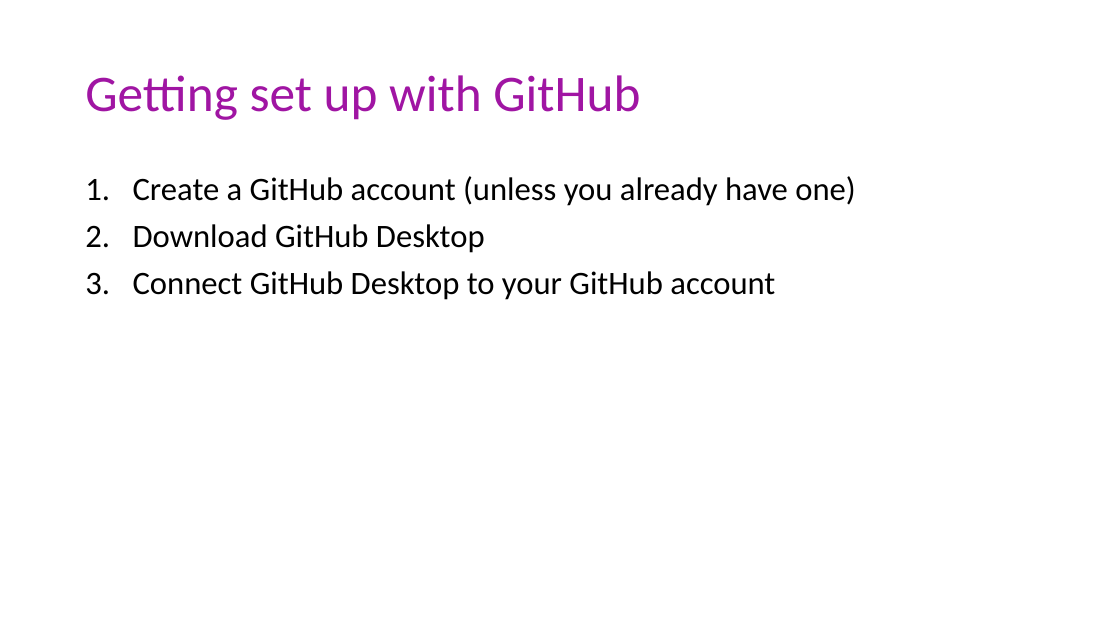
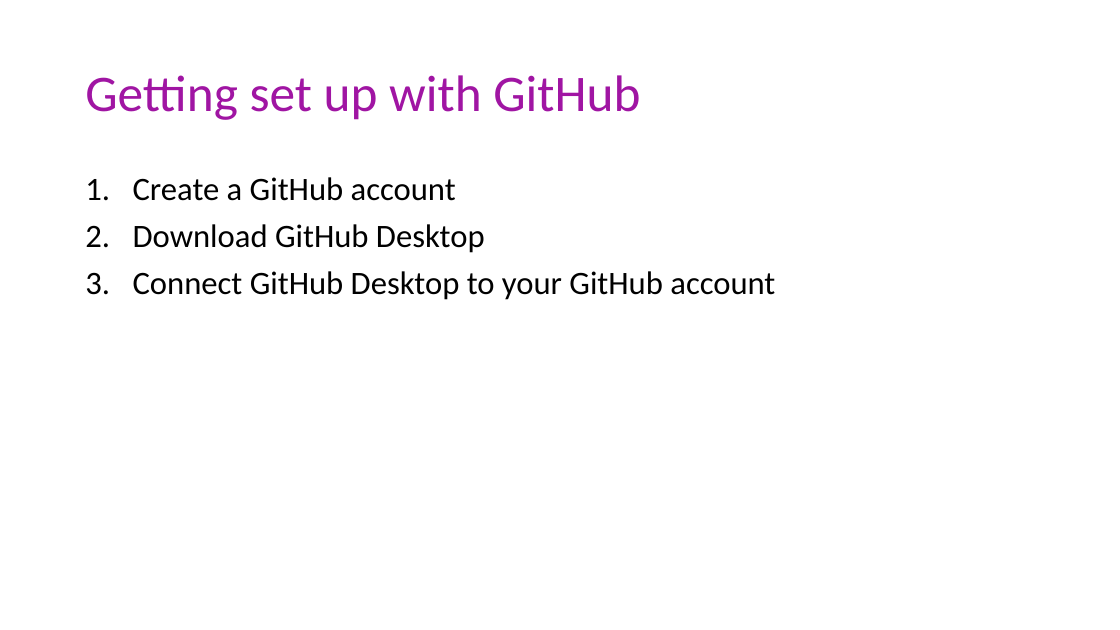
Before and after one commit to msu-econ-data-analytics/course-materials, a slide deck: slide 5 of lecture-slides/03-Productivity/Git_and_GitHub.pptx. Drawn at 1120x630 pixels with LibreOffice and Linux fonts; fonts in the diff are those of the drawing. Boxes give left, top, right and bottom in pixels: in the first picture for what was removed or moved away, otherwise in the second. Text is boxed around its words. In the diff, an @@ line names an element or a change of style, - is before the commit and + after.

```diff
--- a/lecture-slides/03-Productivity/Git_and_GitHub.pptx
+++ b/lecture-slides/03-Productivity/Git_and_GitHub.pptx
@@ text at [133,177,456,201]: text changed @@
-1. Create a GitHub account (unless you already have one)
+1. Create a GitHub account
```
Also in this commit, not shown: 3 other slides changed, 24 other files.
